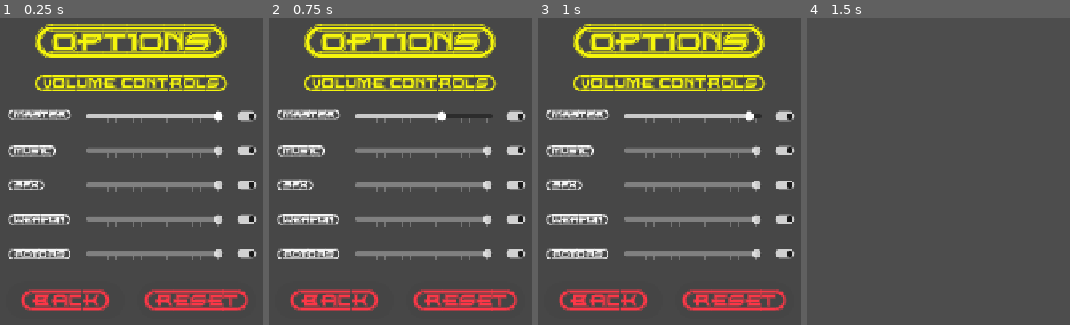
Above: before the commit, frames 1-4 (left to right).
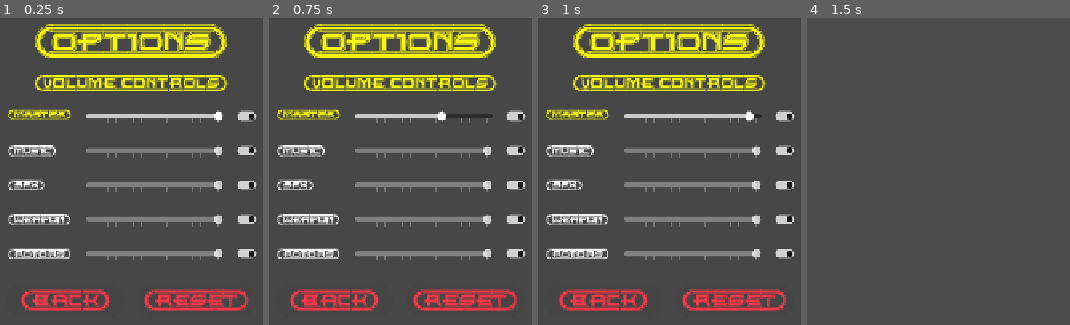
Above: after the commit, the same moments.

Repository: ikostan/SkyLockAssault
Game: Godot game, scene res://scenes/audio_settings.tscn
Two runs of this game, one before a commit and one after it. Both use one fixed random seed, a clock stepped at 60 frames per second and the inputs below. This scene is started directly instead of the project's main scene. Video files are missing from this copy of the repository; at most half a second of black plays in their place. Sound files missing from this copy of the repository are replaced by a short silence.
Inputs (mouse positions are in pixels of both pictures, inside the frame that each line leads up to):
- Up to frame 1 (0.25 s): no input
- Up to frame 2 (0.75 s): tap Enter (ui_accept) at 0.5 s; drag from (424, 116) to (479, 64) at 0.52 s
- Up to frame 3 (1 s): no input
- Up to frame 4 (1.5 s): click "{BACK}" at 1.25 s

The runs differ from the first frame. In frame 1, 0.8% of the frame differs, in the area x 3-28%, y 29-34%; in frame 2, 0.8%; in frame 3, 0.8%; in frame 4, nothing differs.

Commit message:
Add focus-based label coloring to audio settings
Rename several label nodes in UI scenes and wire them into audio_settings.gd to highlight rows when focused. Scene changes: SFXLabel -> SFXRotorsLabel, SFXWeapon -> SFXWeaponLabel, and removal of an unused bg_color property in sfx_volume_control.tscn. Script changes: add onready Label references for master/music/sfx/weapon/rotor, add _process hook and _update_label_colors() which sets labels to yellow (f5f50d) when their slider or mute button has focus, otherwise white. This improves focus visibility for audio controls.

Diff:
--- a/scenes/volume_controls/sfx_rotors_volume_control.tscn
+++ b/scenes/volume_controls/sfx_rotors_volume_control.tscn
@@ -20,7 +20,7 @@
 size_flags_vertical = 3
 tooltip_text = "SFX Rotors Volume Control"
 
-[node name="SFXLabel" type="Label" parent="."]
+[node name="SFXRotorsLabel" type="Label" parent="."]
 layout_mode = 0
 offset_top = 3.0
 offset_right = 100.0
--- a/scenes/volume_controls/sfx_volume_control.tscn
+++ b/scenes/volume_controls/sfx_volume_control.tscn
@@ -4,7 +4,6 @@
 [ext_resource type="Script" uid="uid://8hd1kvmb5bt1" path="res://scripts/volume_slider.gd" id="1_sfbgc"]
 
 [sub_resource type="StyleBoxFlat" id="StyleBoxFlat_56yif"]
-bg_color = Color(0.53333336, 0.6666667, 0.98039216, 0.3137255)
 corner_radius_top_left = 20
 corner_radius_top_right = 20
 corner_radius_bottom_right = 20
--- a/scenes/volume_controls/sfx_weapon_volume_control.tscn
+++ b/scenes/volume_controls/sfx_weapon_volume_control.tscn
@@ -20,7 +20,7 @@
 size_flags_vertical = 3
 tooltip_text = "SFX Weapon Volum Control"
 
-[node name="SFXWeapon" type="Label" parent="."]
+[node name="SFXWeaponLabel" type="Label" parent="."]
 layout_mode = 0
 offset_top = 3.0
 offset_right = 99.0
--- a/scripts/audio_settings.gd
+++ b/scripts/audio_settings.gd
@@ -66,6 +66,12 @@
 @onready var sfx_warning_dialog: AcceptDialog = $SFXWarningDialog
 @onready var audio_back_button: Button = $Panel/BtnContainer/AudioBackButton
 @onready var audio_reset_button: Button = $Panel/BtnContainer/AudioResetButton
+# Labels
+@onready var master_label: Label = $Panel/VolumeControls/Master/MasterLabel
+@onready var music_label: Label = $Panel/VolumeControls/Music/MusicLabel
+@onready var sfx_label: Label = $Panel/VolumeControls/SFX/SFXLabel
+@onready var weapon_label: Label = $Panel/VolumeControls/SFXWeapon/SFXWeaponLabel
+@onready var rotor_label: Label = $Panel/VolumeControls/SFXRotors/SFXRotorsLabel
 
 
 func _ready() -> void:
@@ -213,6 +219,22 @@
 		audio_reset_button
 	]
 	Globals.ensure_initial_focus(master_slider, menu_controls, "Audio Settings")
+
+
+func _process(_delta: float) -> void:
+	_update_label_colors()
+
+
+func _update_label_colors() -> void:
+	var yellow := Color("f5f50d")
+	var white := Color("ffffff")
+
+	# Check each row: if either the slider OR the mute button has focus, turn yellow
+	master_label.modulate = yellow if (master_slider.has_focus() or mute_master.has_focus()) else white
+	music_label.modulate = yellow if (music_slider.has_focus() or mute_music.has_focus()) else white
+	sfx_label.modulate = yellow if (sfx_slider.has_focus() or mute_sfx.has_focus()) else white
+	weapon_label.modulate = yellow if (weapon_slider.has_focus() or mute_weapon.has_focus()) else white
+	rotor_label.modulate = yellow if (rotor_slider.has_focus() or mute_rotor.has_focus()) else white
 
 
 ## Sync DOM overlays from Godot UI.
